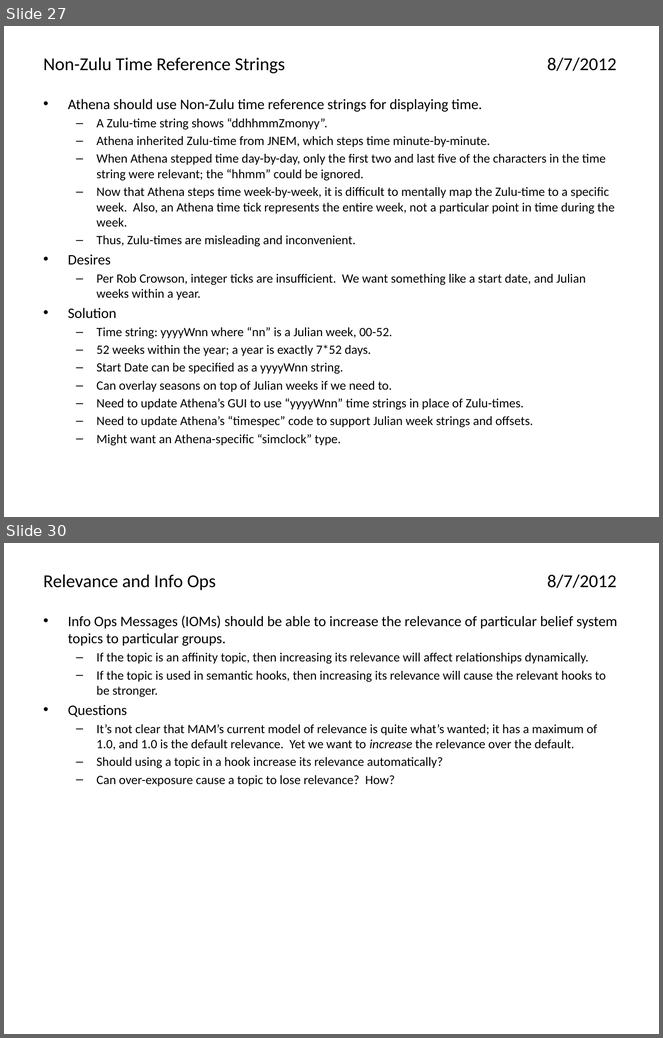
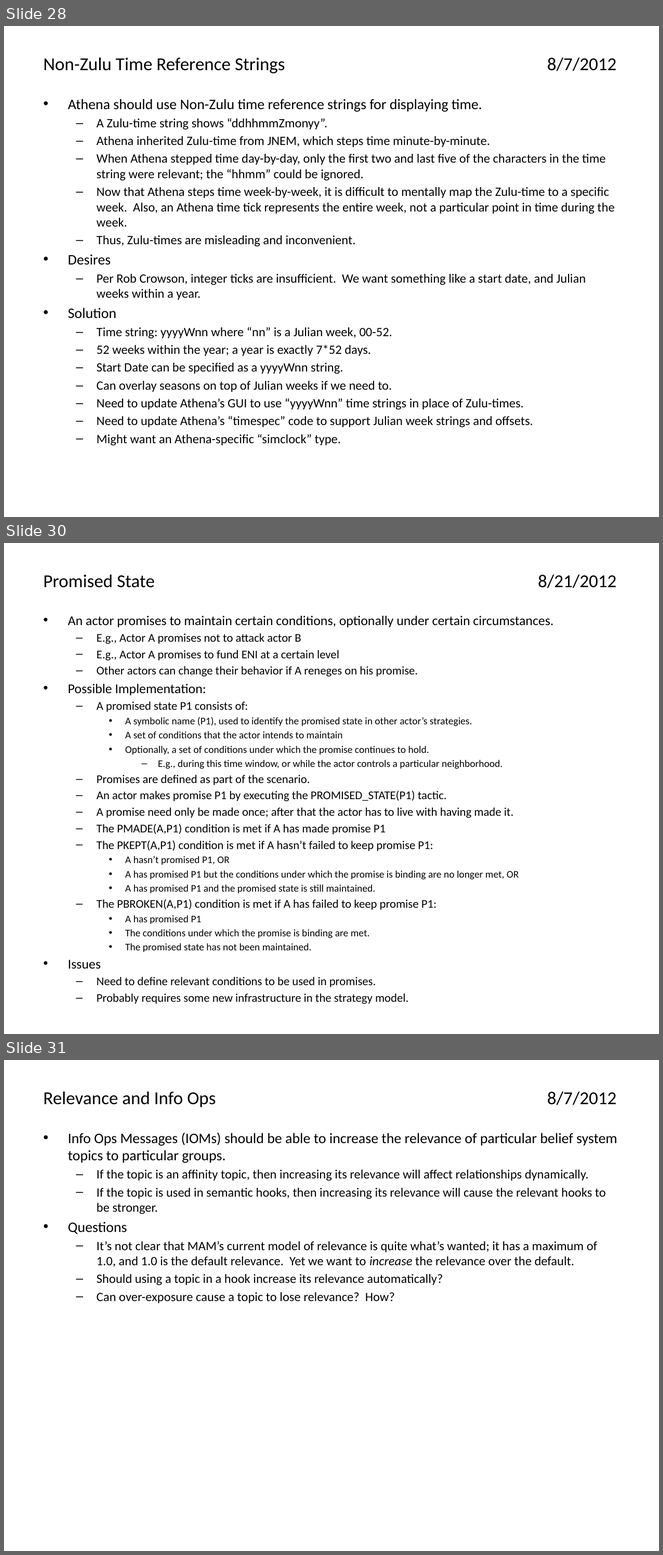
Before and after one commit to AthenaModel/athena-legacy, a slide deck: docs/dev/ideas.pptx. Shown one above the other, each under a label of ours: slides 27 and 30 before the commit, slides 28, 30 and 31 after it; the slides between them are not shown. The pictures are 663x1038 and 663x1555 pixels, drawn with LibreOffice and Linux fonts; fonts in the diff are those of the drawing. Boxes give left, top, right and bottom in pixels: in the first picture for what was removed or moved away, otherwise in the second. Text is boxed around its words. In the diff, an @@ line names an element or a change of style, - is before the commit and + after.

Commit message:
Revised the Actor Promises and Actor Threats ideas

```diff
--- a/docs/dev/ideas.pptx
+++ b/docs/dev/ideas.pptx
@@ slide 30 added at <box>4,543,659,1034</box>, background #FFFFFF @@
@@ title added at <box>44,574,617,588</box>, 20 pt, text #000000 @@
+Promised State 8/21/2012
@@ text added at <box>68,616,554,988</box>, 12.9 pt, text #000000 @@
+• An actor promises to maintain certain conditions, optionally under certain circumstances.
+  – E.g., Actor A promises not to attack actor B
+  – E.g., Actor A promises to fund ENI at a certain level
+  – Other actors can change their behavior if A reneges on his promise.
+• Possible Implementation:
+  – A promised state P1 consists of:
+    • A symbolic name (P1), used to identify the promised state in other actor’s strategies.
+    • A set of conditions that the actor intends to maintain
+    • Optionally, a set of conditions under which the promise continues to hold.
+      – E.g., during this time window, or while the actor controls a particular neighborhood.
+  – Promises are defined as part of the scenario.
+  – An actor makes promise P1 by executing the PROMISED_STATE(P1) tactic.
+  – A promise need only be made once; after that the actor has to live with having made it.
+  – The PMADE(A,P1) condition is met if A has made promise P1
+  – The PKEPT(A,P1) condition is met if A hasn’t failed to keep promise P1:
+    • A hasn’t promised P1, OR
+    • A has promised P1 but the conditions under which the promise is binding are no longer met, OR
+    • A has promised P1 and the promised state is still maintained.
+  – The PBROKEN(A,P1) condition is met if A has failed to keep promise P1:
+    • A has promised P1
+    • The conditions under which the promise is binding are met.
+    • The promised state has not been maintained.
+• Issues
+  – Need to define relevant conditions to be used in promises.
+  – Probably requires some new infrastructure in the strategy model.
@@ what was slide 27 is now slide 28 @@
@@ what was slide 30 is now slide 31 @@
```
Also in this commit, not shown: 2 slides changed.
